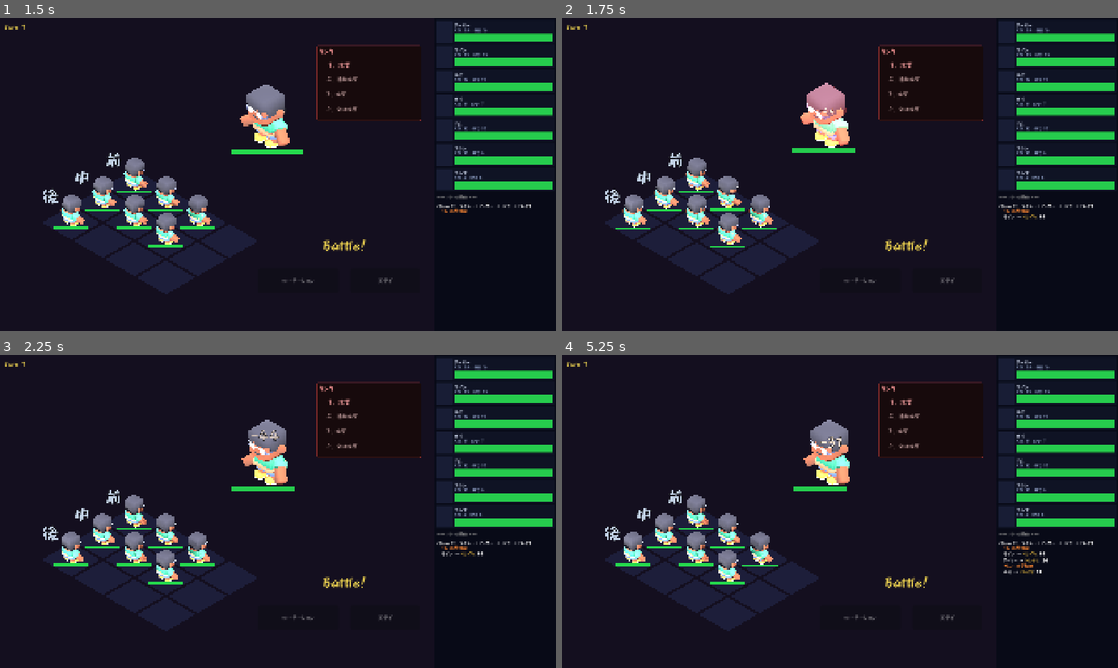
Above: before the commit, frames 1-4 (two rows, left to right).
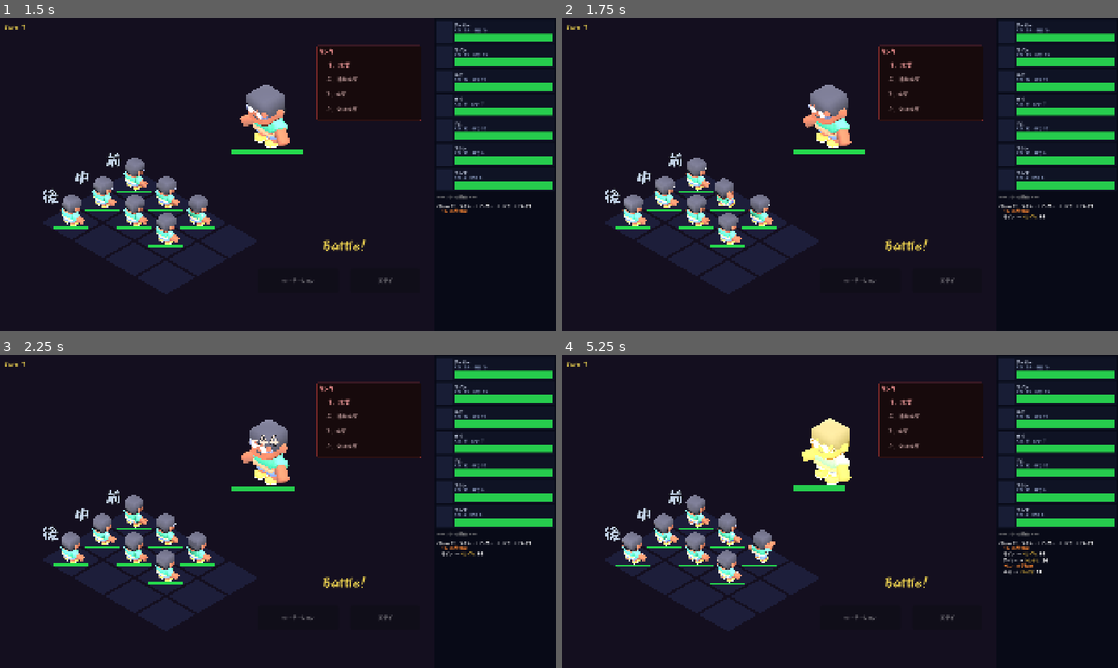
Above: after the commit, the same moments.

Repository: tamagoyaki42dev/tamagoyaki-game
Game: Godot game, scene res://scenes/formation.tscn
Same seed, same stepped clock (60 frames per second), same inputs: the game is played once before the commit and once after it.
Inputs (mouse positions are in pixels of both pictures, inside the frame that each line leads up to):
- Up to frame 1 (1.5 s): click "遠征開始" at 0.5 s; tap Enter at 1.25 s; move the mouse to (400, 158) at 1.27 s; hold Shift from 1.28 s (still down); click (400, 158) at 1.42 s
- Up to frame 2 (1.75 s): keep holding Shift
- Up to frame 3 (2.25 s): release Shift at 2 s; drag from (166, 527) to (250, 574) at 2.02 s
- Up to frame 4 (5.25 s): move the mouse to (895, 442) at 2.77 s; tap Ctrl at 2.85 s; click (895, 442) at 2.92 s; drag from (812, 574) to (673, 464) at 3.52 s; move the mouse to (1006, 558) at 4.27 s; tap Alt at 4.35 s; click (1006, 558) at 4.42 s; drag from (673, 464) to (756, 433) at 5.02 s

Frame 1 is identical in both runs. In frame 2, 1.9% of the frame differs, in the area x 8-55%, y 20-88%; in frame 3, 0.7%; in frame 4, 2.2%, in the area x 8-53%, y 20-88%.

Commit message:
キャラアニメ（idle/attack/die）統合＋被弾火花パーティクル追加：GLBアニメ適用・振り下ろしタイミングに火花同期
Co-Authored-By: Claude Sonnet 4.6 <noreply@anthropic.com>

Diff:
--- a/scenes/battle.tscn
+++ b/scenes/battle.tscn
@@ -7,19 +7,19 @@
 background_mode = 1
 background_color = Color(0.05, 0.05, 0.1, 1)
 glow_enabled = true
-glow_normalized = false
 glow_intensity = 0.8
 glow_strength = 1.2
 glow_bloom = 0.5
-glow_blend_mode = 1
-glow_hdr_threshold = 1.0
-glow_hdr_scale = 2.0
 
 [node name="BattleScene" type="Node" unique_id=1899993504]
 script = ExtResource("1_bscn")
 player_char_scale = Vector3(2, 2, 2)
 enemy_char_scale = Vector3(4, 4, 4)
-hitstop_duration = 0.12000000000000001
+spark_color = Color(1, 0.15686275, 0, 1)
+spark_velocity_min = 3.0
+spark_velocity_max = 10.0
+spark_lifetime = 0.2
+hitstop_duration = 0.12
 shake_intensity = 0.07
 
 [node name="World" type="Node3D" parent="." unique_id=675163681]
@@ -85,6 +85,8 @@
 anchors_preset = 15
 anchor_right = 1.0
 anchor_bottom = 1.0
+grow_horizontal = 2
+grow_vertical = 2
 script = ExtResource("2_bui")
 countdown_y_ratio = 0.5
 action_panel_x_ratio = 0.57
--- a/scripts/battle/battle_scene.gd
+++ b/scripts/battle/battle_scene.gd
@@ -61,13 +61,6 @@
 @export var heal_row_stagger: float      = 0.15  # 列回復の各キャラ間ディレイ（秒）
 @export var heal_batch_gap: float        = 0.65  # 列回復ヒーラー間ディレイ（秒）
 
-# 攻撃アニメ
-@export var atk_wind_up_dist: float    = 0.05   # m 予備後退
-@export var atk_lunge_dist: float      = 0.3    # m 前進
-@export var atk_wind_up_time: float    = 0.08   # s
-@export var atk_lunge_time: float      = 0.12   # s
-@export var atk_return_time: float     = 0.18   # s
-
 # 被弾
 @export var hit_flash_duration: float  = 0.08
 @export var hit_flash_melee_color: Color  = Color(1.0, 0.15, 0.15)
@@ -76,6 +69,19 @@
 @export var hit_shake_amount: float    = 0.05   # m 揺れ幅
 @export var hit_knockback_dist: float  = 0.12   # m ノックバック
 
+# 被弾パーティクル（火花）
+@export var spark_color: Color            = Color(1.0, 0.65, 0.0)  # 通常ヒット（純オレンジ）
+@export var spark_crit_color: Color       = Color(1.0, 1.0, 0.5)   # クリットヒット（黄白）
+@export var spark_scale_min: float        = 0.5
+@export var spark_scale_max: float        = 1.5
+@export var spark_crit_scale_min: float   = 0.8
+@export var spark_crit_scale_max: float   = 2.5
+@export var spark_velocity_min: float     = 4.0
+@export var spark_velocity_max: float     = 14.0
+@export var spark_lifetime: float         = 0.9
+@export var spark_amount: int             = 28
+@export var spark_crit_amount: int        = 48
+
 # ヒットストップ
 @export_range(0.01, 1.0, 0.01) var hitstop_time_scale: float = 0.05
 @export_range(0.02, 0.3,  0.01) var hitstop_duration: float  = 0.08
@@ -109,6 +115,7 @@
 @export var front_row_flash_delay: float   = 0.15   # s 到着フラッシュからのずらし
 
 # ユニット行動
+@export var attack_impact_delay: float       = 0.2  # s アニメ開始→被弾エフェクト発火までの遅延
 @export var unit_action_show_duration: float = 0.6  # s アニメ完了後の見せ時間
 
 # 自己回復
@@ -173,6 +180,7 @@
 
 var _manager: BattleManager
 var _unit_nodes: Dictionary = {}    # BattleUnit → Node3D
+var _unit_anims: Dictionary = {}    # BattleUnit → AnimationPlayer
 var _hp_bars: Dictionary = {}       # BattleUnit → ShaderMaterial (fg)
 var _label_font: Font = null
 var _row_heal_units: Dictionary = {}     # BattleUnit → bool（列回復アニメ処理中）
@@ -495,9 +503,52 @@
 	_characters.add_child(ch)
 	var anim: AnimationPlayer = ch.find_child("AnimationPlayer", true, false) as AnimationPlayer
 	if anim and anim.has_animation("idle"):
+		anim.get_animation("idle").loop_mode = Animation.LOOP_LINEAR
 		anim.play("idle")
 	_setup_flash(ch)
 	return ch
+
+func _spawn_hit_sparks(pos: Vector3, is_crit: bool) -> void:
+	var particles := GPUParticles3D.new()
+	particles.position = pos + Vector3(0.0, 0.7, 0.0)
+	particles.one_shot = true
+	particles.explosiveness = 0.95
+	particles.lifetime = spark_lifetime
+	particles.amount = spark_crit_amount if is_crit else spark_amount
+
+	var mat := ParticleProcessMaterial.new()
+	mat.direction = Vector3(0.0, 1.0, 0.0)
+	mat.spread = 180.0
+	mat.initial_velocity_min = spark_velocity_min
+	mat.initial_velocity_max = spark_velocity_max
+	mat.gravity = Vector3(0.0, -8.0, 0.0)
+	mat.scale_min = spark_crit_scale_min if is_crit else spark_scale_min
+	mat.scale_max = spark_crit_scale_max if is_crit else spark_scale_max
+
+	var color := spark_crit_color if is_crit else spark_color
+	var gradient := Gradient.new()
+	gradient.set_color(0, color)
+	gradient.set_color(1, Color(color.r, color.g, color.b, 0.0))
+	var ramp := GradientTexture1D.new()
+	ramp.gradient = gradient
+	mat.color_ramp = ramp
+
+	var mesh := QuadMesh.new()
+	mesh.size = Vector2(0.1, 0.1)
+	# COLOR ビルトインを直接使う ShaderMaterial で color_ramp を確実に反映させる
+	var shader := Shader.new()
+	shader.code = "shader_type spatial;\nrender_mode unshaded, blend_add, cull_disabled;\nvoid fragment() { ALBEDO = COLOR.rgb; ALPHA = COLOR.a; }"
+	var shader_mat := ShaderMaterial.new()
+	shader_mat.shader = shader
+	mesh.material = shader_mat
+	particles.draw_pass_1 = mesh
+	particles.process_material = mat
+
+	_characters.add_child(particles)
+	particles.emitting = true
+	await get_tree().create_timer(spark_lifetime + 0.3).timeout
+	if is_instance_valid(particles):
+		particles.queue_free()
 
 func _spawn_death_particles(pos: Vector3) -> void:
 	var particles := GPUParticles3D.new()
@@ -542,33 +593,34 @@
 		if m:
 			var ch := _spawn_char(m, 180.0, player_char_scale)
 			_unit_nodes[unit] = ch
+			_unit_anims[unit] = ch.find_child("AnimationPlayer", true, false) as AnimationPlayer
 			_spawn_hp_bar(ch, unit)
 	for unit: BattleUnit in eg.get_all_alive():
 		var m: Marker3D = _get_enemy_marker(0)
 		if m:
 			var ch := _spawn_char(m, 0.0, enemy_char_scale)
 			_unit_nodes[unit] = ch
+			_unit_anims[unit] = ch.find_child("AnimationPlayer", true, false) as AnimationPlayer
 			_spawn_hp_bar(ch, unit)
 
 func _on_unit_acted(attacker: BattleUnit, target: BattleUnit,
 		dmg: int, is_crit: bool) -> void:
-	var ch_a: Node3D = _unit_nodes.get(attacker) as Node3D
 	var ch_t: Node3D = _unit_nodes.get(target) as Node3D
+	var anim_a: AnimationPlayer = _unit_anims.get(attacker) as AnimationPlayer
 	var dir: Vector3 = Vector3(1, 0, 0) if attacker.side == BattleUnit.Side.PLAYER \
 		else Vector3(-1, 0, 0)
 
-	var atk_tween: Tween = null
-	# 攻撃：予備動作→前進→戻り
-	if ch_a:
-		var origin := ch_a.position
-		var tw := create_tween()
-		tw.tween_property(ch_a, "position", origin - dir * atk_wind_up_dist,
-			atk_wind_up_time).set_ease(Tween.EASE_OUT)
-		tw.tween_property(ch_a, "position", origin + dir * atk_lunge_dist,
-			atk_lunge_time).set_ease(Tween.EASE_OUT)
-		tw.tween_property(ch_a, "position", origin,
-			atk_return_time).set_ease(Tween.EASE_IN)
-		atk_tween = tw
+	# 攻撃アニメ（GLB 内蔵）
+	var atk_anim: String = "attack-melee-right" if attacker.side == BattleUnit.Side.PLAYER \
+		else "attack-melee-left"
+	var has_atk_anim := false
+	if is_instance_valid(anim_a) and anim_a.has_animation(atk_anim):
+		anim_a.play(atk_anim)
+		has_atk_anim = true
+
+	# 振り下ろしタイミングまで待機してから被弾エフェクトを発火
+	if attack_impact_delay > 0.0:
+		await get_tree().create_timer(attack_impact_delay).timeout
 
 	var hit_tween: Tween = null
 	# 被弾：ダメージ数字 + flash + 揺れ + ノックバック
@@ -582,6 +634,7 @@
 		_do_flash(ch_t, _resolve_hit_flash_color(attacker,
 			hit_flash_melee_color, hit_flash_magic_color, hit_flash_ranged_color))
 		_do_hit_effects(is_crit)
+		_spawn_hit_sparks(ch_t.global_position, is_crit)
 		var t_origin := ch_t.position
 		var kb_dir := -dir
 		var shake := Vector3(randf_range(-hit_shake_amount, hit_shake_amount),
@@ -598,8 +651,10 @@
 		return
 	_unit_action_anim_pending = true
 
-	if atk_tween:
-		await atk_tween.finished
+	if has_atk_anim and is_instance_valid(anim_a):
+		await anim_a.animation_finished
+		if is_instance_valid(anim_a):
+			anim_a.play("idle")
 	elif hit_tween:
 		await hit_tween.finished
 	await get_tree().create_timer(unit_action_show_duration).timeout
@@ -611,13 +666,17 @@
 	if not ch:
 		return
 	_spawn_death_particles(ch.global_position)
-	# squash → scale=0 + 傾き
-	var tw := create_tween()
-	tw.tween_property(ch, "scale", Vector3(1.5, 0.5, 1.5), 0.08).set_ease(Tween.EASE_OUT)
-	tw.tween_callback(func() -> void:
-		var tw2 := create_tween().set_parallel(true)
-		tw2.tween_property(ch, "scale", Vector3.ZERO, death_duration).set_ease(Tween.EASE_IN)
-		tw2.tween_property(ch, "rotation_degrees:z", death_tilt_deg, death_duration))
+	var anim: AnimationPlayer = _unit_anims.get(unit) as AnimationPlayer
+	if is_instance_valid(anim) and anim.has_animation("die"):
+		anim.play("die")
+	else:
+		# フォールバック：GLB アニメが取れない場合の Tween
+		var tw := create_tween()
+		tw.tween_property(ch, "scale", Vector3(1.5, 0.5, 1.5), 0.08).set_ease(Tween.EASE_OUT)
+		tw.tween_callback(func() -> void:
+			var tw2 := create_tween().set_parallel(true)
+			tw2.tween_property(ch, "scale", Vector3.ZERO, death_duration).set_ease(Tween.EASE_IN)
+			tw2.tween_property(ch, "rotation_degrees:z", death_tilt_deg, death_duration))
 
 func _on_unit_healed(unit: BattleUnit, amount: int) -> void:
 	_update_hp_bar(unit)
--- /dev/null
+++ b/tests/test_battle_scene_attack_impact_delay.gd
@@ -0,0 +1,10 @@
+extends GutTest
+
+# BattleScene をシーンツリーに追加せず .new() のみ呼び出す
+# → _ready() は実行されないため @export デフォルト値のみを検証する
+
+func test_attack_impact_delay_default() -> void:
+	var scene := BattleScene.new()
+	assert_almost_eq(scene.attack_impact_delay, 0.2, 0.001,
+		"attack_impact_delay のデフォルト値が 0.2 である")
+	scene.free()
--- /dev/null
+++ b/tests/test_battle_scene_hit_sparks.gd
@@ -0,0 +1,40 @@
+extends GutTest
+
+# BattleScene をシーンツリーに追加せず .new() のみ呼び出す
+# → _ready() は実行されないため @export デフォルト値のみを検証する
+
+func test_spark_color_default() -> void:
+	var scene := BattleScene.new()
+	assert_eq(scene.spark_color, Color(1.0, 0.7, 0.1),
+		"spark_color のデフォルト値が Color(1.0, 0.7, 0.1) である")
+	scene.free()
+
+func test_spark_crit_color_default() -> void:
+	var scene := BattleScene.new()
+	assert_eq(scene.spark_crit_color, Color(1.0, 0.95, 0.3),
+		"spark_crit_color のデフォルト値が Color(1.0, 0.95, 0.3) である")
+	scene.free()
+
+func test_spark_scale_min_default() -> void:
+	var scene := BattleScene.new()
+	assert_almost_eq(scene.spark_scale_min, 0.04, 0.001,
+		"spark_scale_min のデフォルト値が 0.04 である")
+	scene.free()
+
+func test_spark_scale_max_default() -> void:
+	var scene := BattleScene.new()
+	assert_almost_eq(scene.spark_scale_max, 0.08, 0.001,
+		"spark_scale_max のデフォルト値が 0.08 である")
+	scene.free()
+
+func test_spark_lifetime_default() -> void:
+	var scene := BattleScene.new()
+	assert_almost_eq(scene.spark_lifetime, 0.5, 0.001,
+		"spark_lifetime のデフォルト値が 0.5 である")
+	scene.free()
+
+func test_spark_amount_default() -> void:
+	var scene := BattleScene.new()
+	assert_eq(scene.spark_amount, 16,
+		"spark_amount のデフォルト値が 16 である")
+	scene.free()
Not shown, added: tests/test_battle_scene_attack_impact_delay.gd.uid
Not shown, added: tests/test_battle_scene_hit_sparks.gd.uid
Not shown, changed: CLAUDE.md
Not shown, changed: devlog/2026-06-21.md
Not shown, changed: docs/backlog.md
Not shown, changed: docs/visual_spec.md
Not shown, changed: tools/post_update.py
